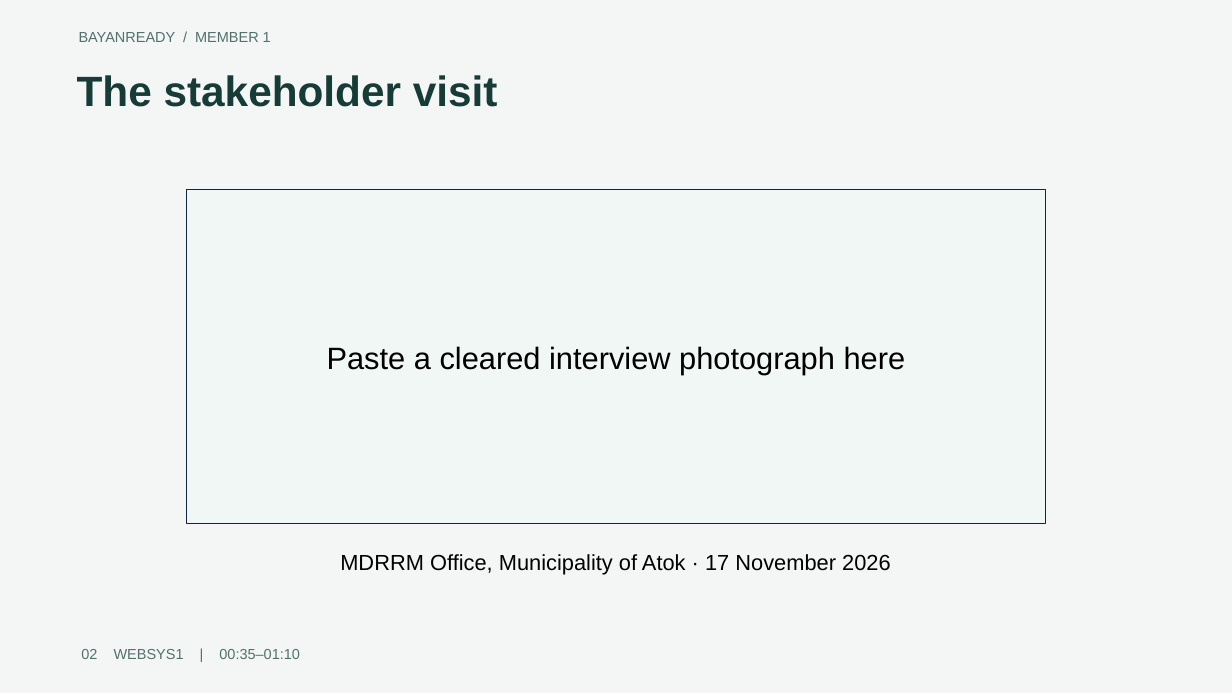
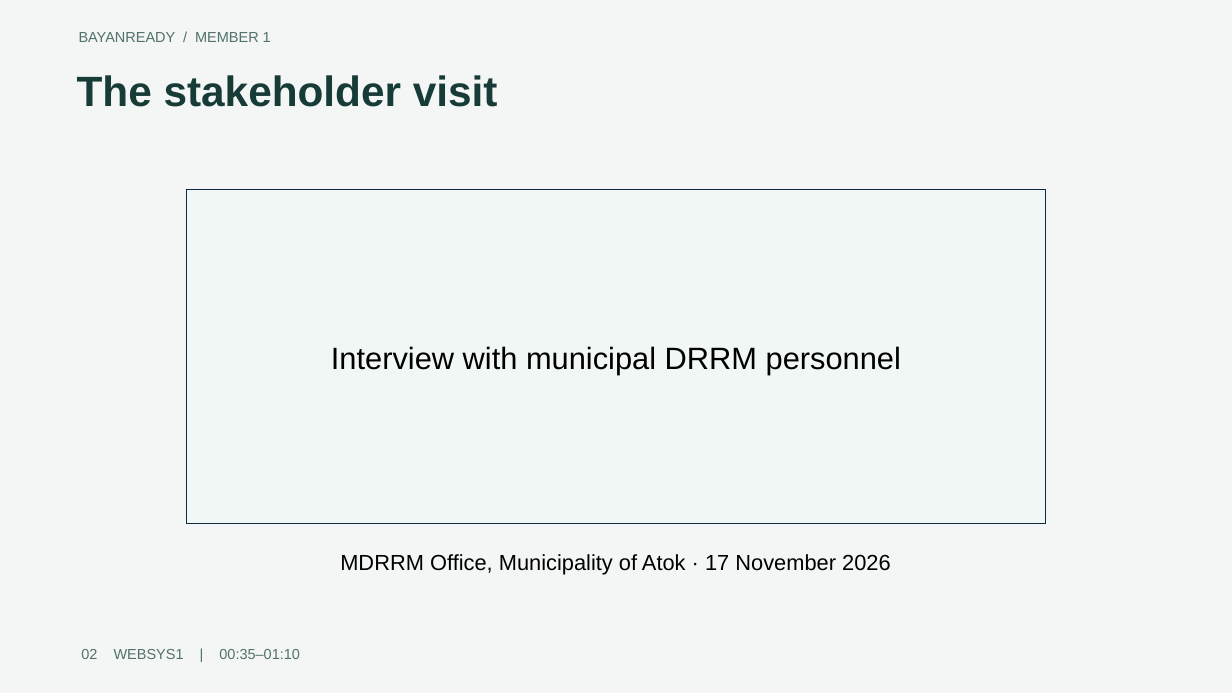
Before and after one commit to macJil/WEBSYS_PROJECT, a slide deck: slide 2 of presentation/BayanReady-municipal.pptx. Drawn at 1232x693 pixels with LibreOffice and Linux fonts; fonts in the diff are those of the drawing. Boxes give left, top, right and bottom in pixels: in the first picture for what was removed or moved away, otherwise in the second. Text is boxed around its words. In the diff, an @@ line names an element or a change of style, - is before the commit and + after.

Commit message:
Align presentation and member walkthroughs with the tested municipal workflow

```diff
--- a/presentation/BayanReady-municipal.pptx
+++ b/presentation/BayanReady-municipal.pptx
@@ text in rectangle at (331, 346, 901, 374): text changed @@
-Paste a cleared interview photograph here
+Interview with municipal DRRM personnel
```
Also in this commit, not shown: 2 other slides changed, 13 other files.
